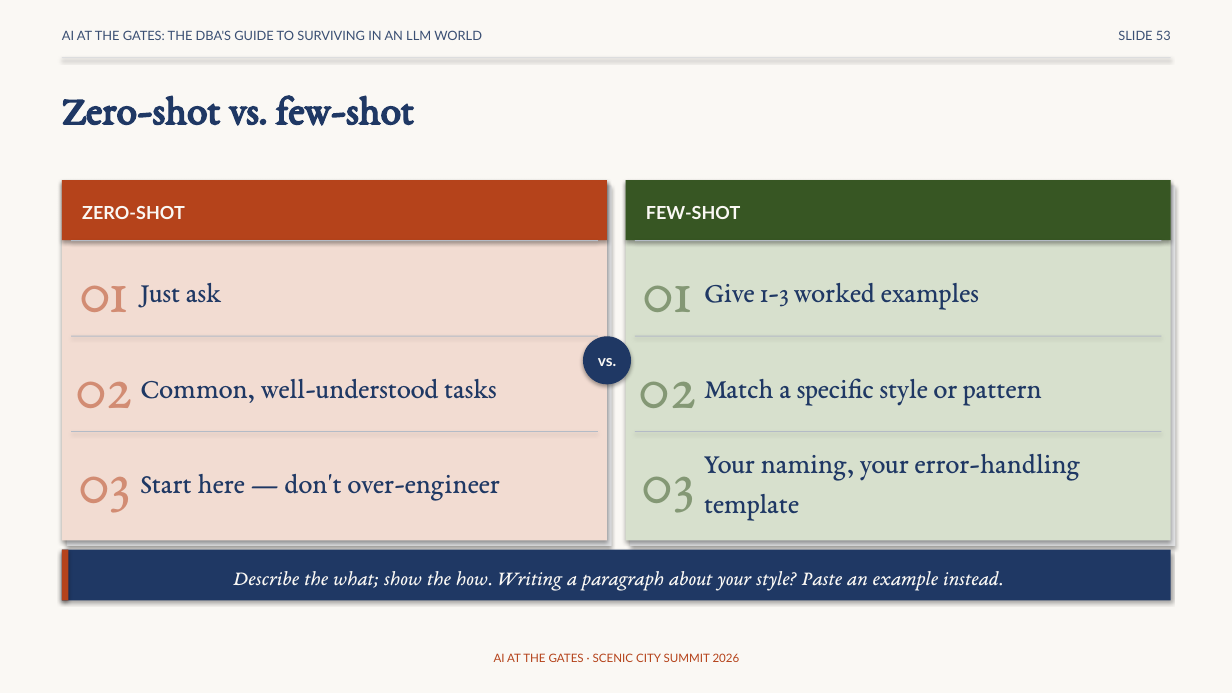
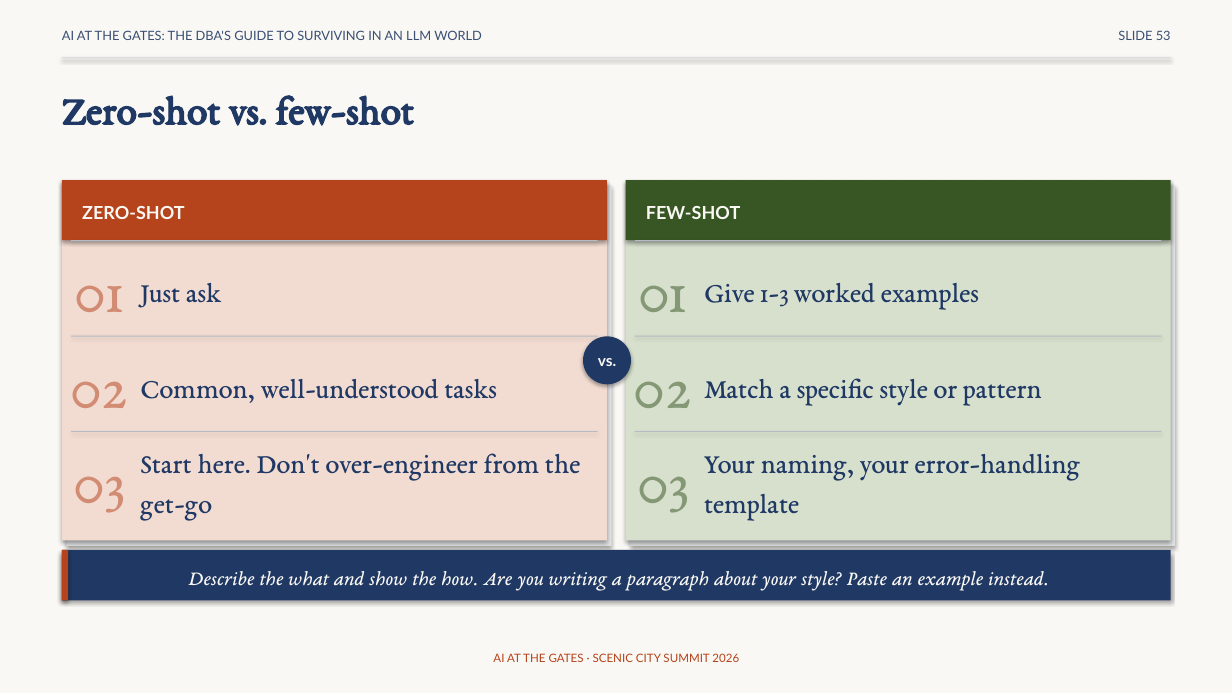
Before and after one commit to feaselkl/AI-at-the-Gates, a slide deck: slide 54 of slides/scenic-city-aigates-precon.pptx (slide 53 before the commit). Drawn at 1232x693 pixels with LibreOffice and Linux fonts; fonts in the diff are those of the drawing. Boxes give left, top, right and bottom in pixels: in the first picture for what was removed or moved away, otherwise in the second. Text is boxed around its words. In the diff, an @@ line names an element or a change of style, - is before the commit and + after.

```diff
--- a/slides/scenic-city-aigates-precon.pptx
+++ b/slides/scenic-city-aigates-precon.pptx
@@ text "01": place and size @@
-text "01" at [79,285,127,312]
+text "01" at [75,285,123,312]
@@ text "01": place and size @@
-text "01" at [643,285,691,312]
+text "01" at [638,285,686,312]
@@ text "02": place and size @@
-text "02" at [75,381,132,408]
+text "02" at [70,381,127,408]
@@ text "02": place and size @@
-text "02" at [639,381,696,408]
+text "02" at [634,381,691,408]
@@ text "03": place and size @@
-text "03" at [78,476,129,513]
+text "03" at [73,476,124,513]
@@ text "03": place and size @@
-text "03" at [642,476,693,513]
+text "03" at [637,476,688,513]
@@ text at [140,453,580,521]: text changed @@
-Start here — don't over-engineer
+Start here. Don't over-engineer from the get-go
@@ text at [188,571,1048,591]: text changed @@
-Describe the what; show the how. Writing a paragraph about your style? Paste an example instead.
+Describe the what and show the how. Are you writing a paragraph about your style? Paste an example instead.
```
Also in this commit, not shown: 109 other slides changed, 1 slide added, 1 slide removed.
